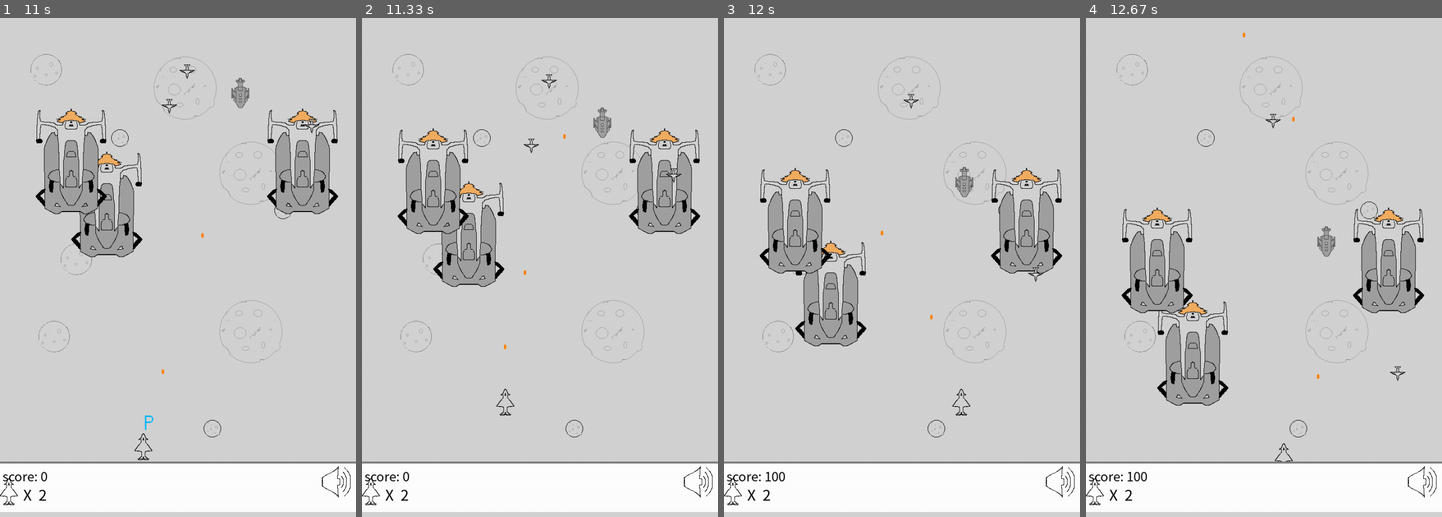
Above: before the commit, frames 1-4 (left to right).
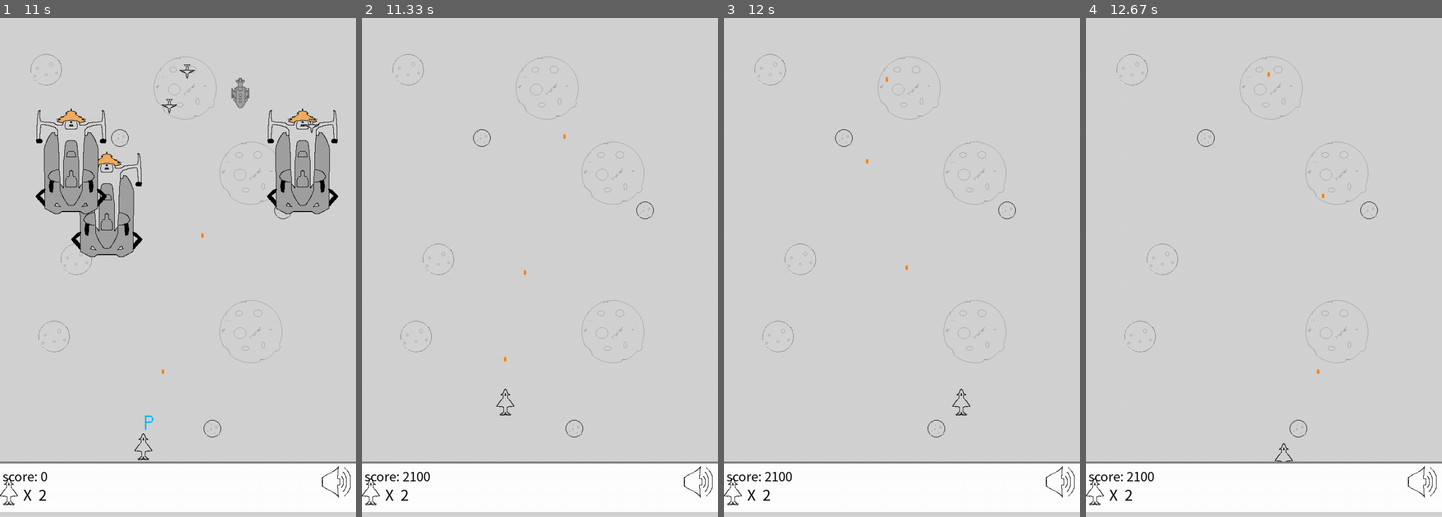
Above: after the commit, the same moments.

Repository: xyao824/pygame
Game: pygame game, started from src/airplane_game.py
Two runs of this game, one before a commit and one after it. Both use one fixed random seed, a clock stepped at 60 frames per second and the inputs below.
Inputs:
- Up to frame 1 (11 s): hold A 0.33-0.87 s; hold A 1.23-1.63 s; hold W 1.67-2.03 s; hold D 2.07-2.7 s; hold S 2.73-3.1 s; hold A 3.13-3.6 s; hold D 3.63-4.1 s; hold W 4.13-4.43 s; hold D 4.47-4.93 s; hold A 4.97-5.5 s; hold S 5.53-5.83 s; hold A 5.87-6.27 s; hold W 6.3-6.67 s; hold D 6.7-7.33 s; hold S 7.37-7.73 s; hold A 7.77-8.23 s; hold D 8.27-8.73 s; hold W 8.77-9.07 s; hold D 9.1-9.57 s; hold A 9.6-10.13 s; hold S 10.17-10.47 s; hold A 10.5-10.9 s; hold W from 10.93 s (still down)
- Up to frame 2 (11.33 s): release W at 11.3 s
- Up to frame 3 (12 s): hold D 11.33-11.97 s
- Up to frame 4 (12.67 s): hold S 12-12.37 s; hold A from 12.4 s (still down)

Frame 1 is identical in both runs. In frame 2, 7.3% of the frame differs, in the area x 9-96%, y 11-93%; in frame 3, 7.5%; in frame 4, 7.7%, in the area x 9-96%, y 2-93%.

Commit message:
fixed the shooting bug

Diff:
--- a/src/airplane.py
+++ b/src/airplane.py
@@ -87,7 +87,6 @@
     def add_life(self):
         if self.live:
             self.life_remain += 1
-            print(self.life_remain)
 
     def upgrade_fire(self, bullet_damage):
         bullet_damage += 100
@@ -95,11 +94,22 @@
             self.produce_shot -= 5
         else:
             self.produce_shot = 5 # max speed
-        print(self.produce_shot)
+
+        if self.shot_count >= self.produce_shot:
+            self.shot_count = self.produce_shot - 1
+
         return bullet_damage
 
     def destory_all_enemy(self, enemy_plane_list):
-        enemy_plane_list = []
+        self.bang_sound.play()
+        for enempy_plane in enemy_plane_list:
+            if enempy_plane.live:
+                print(enempy_plane)
+                self.total_score += enempy_plane.score
+                enempy_plane.live = False
+            else:
+                enemy_plane_list.remove(enempy_plane)
+
         return enemy_plane_list
 
 
@@ -111,13 +121,13 @@
 
                 # mapping the item type with action
                 if item.item_type == "pluslife":
-                    print("Added life")
+                    # print("Added life")
                     self.add_life()
                 elif item.item_type == "updatefire":
-                    print("Update fire")
+                    # print("Update fire")
                     self.upgrade_fire(bullet_damage)
                 elif item.item_type == "destroyall":
-                    print("Destroy all")
+                    # print("Destroy all")
                     enemy_plane_list = self.destory_all_enemy(enemy_plane_list)
 
         return self.life_remain, enemy_plane_list, bullet_damage
--- a/src/airplane_game.py
+++ b/src/airplane_game.py
@@ -15,9 +15,9 @@
 ]
 # Mapping for items
 ITEMS_LIST = [
-    {"item_image":"item_A.png", "item_type": "updatefire"}, # +1 life
+    {"item_image":"item_A.png", "item_type": "pluslife"}, # +1 life
     {"item_image":"item_B.png", "item_type": "updatefire"},  # + attack speed & damage
-    {"item_image":"item_C.png", "item_type": "updatefire"} # clear all enemy
+    {"item_image":"item_C.png", "item_type": "destroyall"} # clear all enemy
 ]
 
 WIDTH = 720
